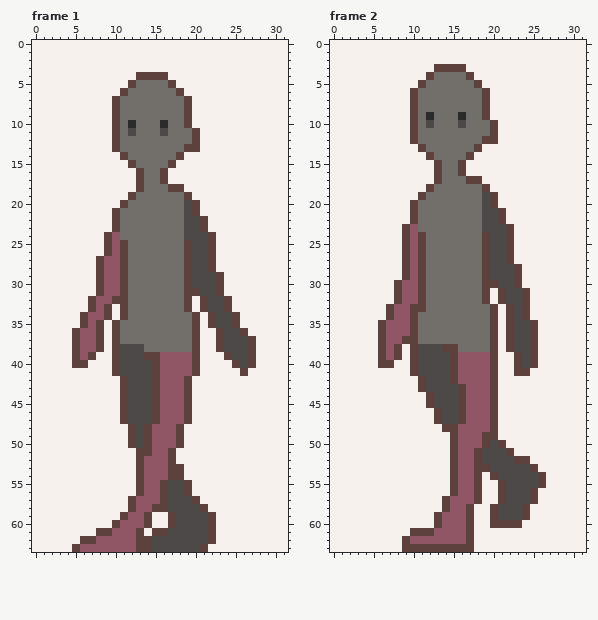
Pixel-art file -- assets/art/characters/asprite/character-walkcycle.aseprite. That is the earlier state.
32x64 pixels, 8 frames. Shown: frame 1, frame 2. The commit also changed other frames, which this record leaves out.
After:
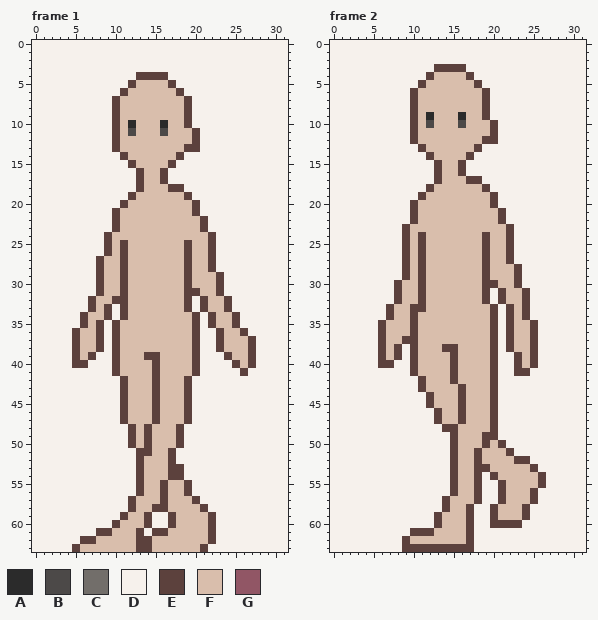
Palette (. is transparent): A #2b2b2b  B #4c4948  C #726e6a  D #f6f1ec  E #5c413d  F #d9beac  G #915665
Commit: updated the walk cycle
The exact change:
layer "skin-base" now shown
Changed rows in their new state; - is an unchanged pixel.
Frame 1, layer "skin-base":
first column x 6:
 5 -------FFFF----------
 6 ------FFFFFF---------
 7 -----FFFFFFFF--------
 8 -----FFFFFFFF--------
 9 -----FFFFFFFF--------
10 -----F-FFF-FF--------
11 -----F-FFF-FFF-------
12 -----FFFFFFFFF-------
13 -----FFFFFFFF--------
14 ------FFFFFF---------
15 -------FFFF----------
16 --------FF-----------
17 --------FF-----------
18 --------FFF----------
19 -------FFFFFF--------
20 ------FFFFFFFF-------
21 -----FFFFFFFFF-------
22 -----FFFFFFFFFF------
23 -----FFFFFFFFFF------
24 ----FFFFFFFFFFFF-----
25 ----F-FFFFFFF-FF-----
26 ----F-FFFFFFF-FF-----
27 ---FF-FFFFFFF-FF-----
28 ---FF-FFFFFFF-FF-----
29 ---FF-FFFFFFF-FFF----
30 ---FF-FFFFFFF-FFF----
31 ---FF-FFFFFFF--FF----
32 --FF--FFFFFFF---FF---
33 --F---FFFFFFF---FF---
34 -FF---FFFFFFFF---FF--
35 -F---FFFFFFFFF---FF--
36 FF---FFFFFFFFF----FF-
37 FF---FFFFFFFFF----FFF
38 FF---FFFFFFFFF----FFF
39 F----FFF--FFFF-----FF
40 -----FFFF-FFFF------F
41 -----FFFF-FFFF-------
42 ------FFF-FFF--------
43 ------FFF-FFF--------
44 ------FFF-FFF--------
45 ------FFF-FFF--------
46 ------FFF-FFF--------
47 ------FFF-FFF--------
48 -------F-FFF---------
49 -------F-FFF---------
50 -------F-FFF---------
51 ---------FF----------
52 --------FFF----------
53 --------FFF----------
54 --------FFF----------
55 --------FF-FF--------
56 --------FF-FF--------
57 -------FFF-FFF-------
58 -------FF--FFFF------
59 ------FF----FFFF-----
60 -----FFF----FFFF-----
61 ----FFF----FFFFF-----
62 --FFFFF--FFFFFFF-----
63 FFFFFFF--FFFFFF------
Frame 2, layer "skin-base":
first column x 7:
 4 ------FFFF---------
 5 -----FFFFFF--------
 6 ----FFFFFFFF-------
 7 ----FFFFFFFF-------
 8 ----FFFFFFFF-------
 9 ----F-FFF-FF-------
10 ----F-FFF-FFF------
11 ----FFFFFFFFF------
12 ----FFFFFFFF-------
13 -----FFFFFF--------
14 ------FFFF---------
15 -------FF----------
16 -------FF----------
17 -------FFF---------
18 ------FFFFFF-------
19 -----FFFFFFFF------
20 ----FFFFFFFFF------
21 ----FFFFFFFFFF-----
22 ----FFFFFFFFFF-----
23 ---FFFFFFFFFFFF----
24 ---F-FFFFFFF-FF----
25 ---F-FFFFFFF-FF----
26 ---F-FFFFFFF-FF----
27 ---F-FFFFFFF-FF----
28 ---F-FFFFFFF-FFF---
29 ---F-FFFFFFF-FFF---
30 --FF-FFFFFFF--FF---
31 --FF-FFFFFFF---FF--
32 --FF-FFFFFFF---FF--
33 -FF--FFFFFFFF---F--
34 -FF-FFFFFFFFF---F--
35 FFF-FFFFFFFFF---FF-
36 FFF-FFFFFFFFF---FF-
37 FF--FFFFFFFFF---FF-
38 F---FFF--FFFF---FF-
39 F---FFFF-FFFF----F-
40 ----FFFF-FFFF----F-
41 ----FFFF-FFFF------
42 -----FFF-FFFF------
43 -----FFFF-FFF------
44 ------FFF-FFF------
45 ------FFF-FFF------
46 -------FF-FFF------
47 -------FF-FFF------
48 ---------FFFF------
49 ---------FFF-------
50 ---------FFF-F-----
51 ---------FF-FFF----
52 ---------FF-FFFF---
53 ---------FF--FFFFF-
54 ---------FF---FFFFF
55 ---------FF----FFFF
56 ---------FF----FFF-
57 --------FFF----FFF-
58 --------FF----FFF--
59 -------FFF----FFF--
60 -------FFF---------
61 ------FFFF---------
62 ---FFFFFFF---------
Where, in picture pixels (left, top, right, bottom), the same in both pictures:
changed: (80, 80, 248, 552)
changed: (386, 72, 538, 544)
